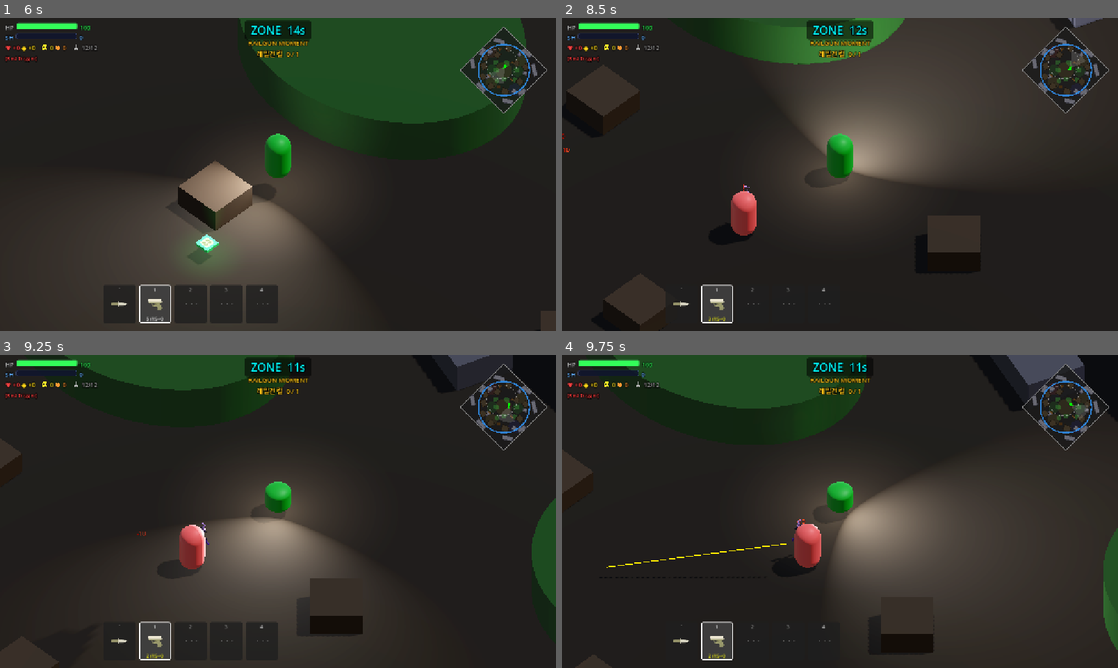
Above: before the commit, frames 1-4 (two rows, left to right).
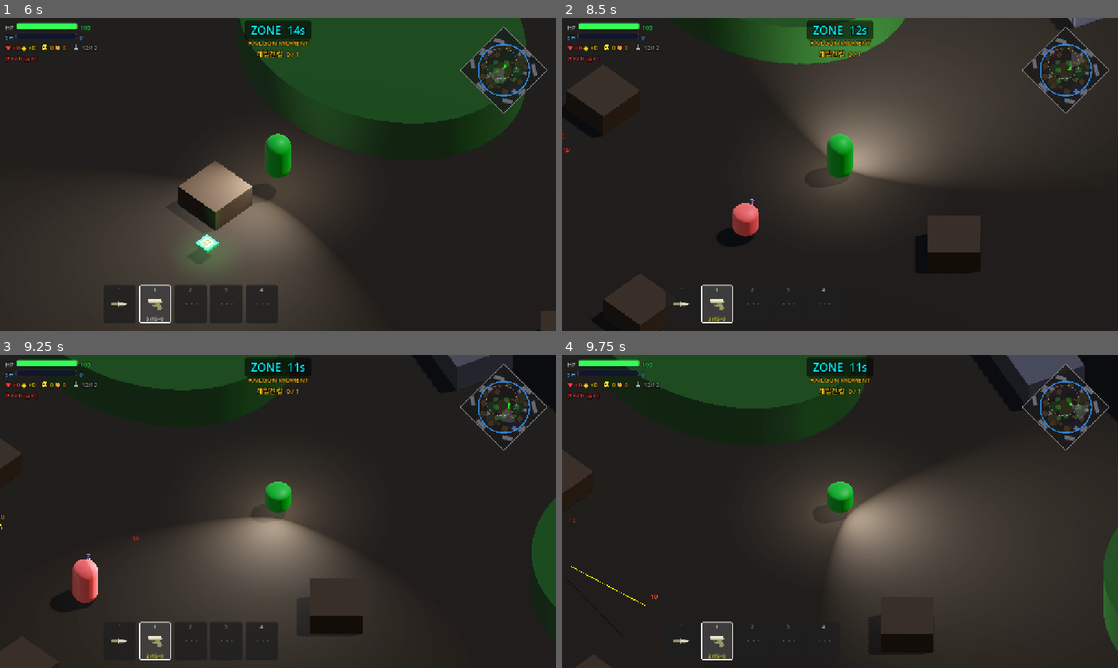
Above: after the commit, the same moments.

Repository: Kyulhee/battle-capsule
Game: Godot game, scene res://src/Main.tscn
The game is run twice, just before and just after one commit, with the same random seed, the same clock (stepped at 60 frames per second) and the same inputs.
Inputs (mouse positions are in pixels of both pictures, inside the frame that each line leads up to):
- Up to frame 1 (6 s): click "START MATCH" at 0.5 s; click "START MATCH" at 1.25 s; click "쉬움" at 2 s; click "보통" at 2.75 s; click "어려움" at 3.5 s; click "지옥" at 4.25 s; click "RECORDS" at 5 s; click "선택" at 5.75 s
- Up to frame 2 (8.5 s): tap Enter at 6.5 s; move the mouse to (962, 158) at 6.52 s; press the mouse at (962, 158) at 6.53 s; hold D (ui_right) 6.53-7.28 s; tap Space at 6.77, 7.52 s; move the mouse to (728, 190) at 7.27 s; release the mouse at (728, 190) at 7.28 s; hold S (ui_down) 7.28-8.03 s; tap Q (heal) at 7.35 s; move the mouse to (895, 105) at 8.02 s; hold D (ui_right) from 8.03 s (still down); tap F (interact) at 8.1 s
- Up to frame 3 (9.25 s): move the mouse to (250, 574) at 8.77 s; release D (ui_right) at 8.78 s; hold W (ui_up) from 8.78 s (still down); tap C at 8.85 s; click (250, 574) at 8.92 s; tap Space at 9.02 s
- Up to frame 4 (9.75 s): move the mouse to (1006, 558) at 9.52 s; release W (ui_up) at 9.53 s; hold A (ui_left) from 9.53 s (still down); tap 1 at 9.6 s

Frame 1 is identical in both runs. In frame 2, 0.4% of the frame differs, in the area x 1-36%, y 41-70%; in frame 3, 1.2%, in the area x 0-38%, y 51-80%; in frame 4, 0.8%.

Commit message:
refactor: extract mission badge store

Diff:
--- /dev/null
+++ b/src/systems/mission/MissionBadgeStore.gd
@@ -0,0 +1,32 @@
+extends RefCounted
+class_name MissionBadgeStore
+
+const ACHIEVEMENTS_PATH = "user://achievements.json"
+
+
+static func save_badge(mission_id: String) -> void:
+	var data = load_achievements()
+	if not data.has("badges"):
+		data["badges"] = []
+	if not mission_id in data["badges"]:
+		data["badges"].append(mission_id)
+	var f = FileAccess.open(ACHIEVEMENTS_PATH, FileAccess.WRITE)
+	if f:
+		f.store_string(JSON.stringify(data, "\t"))
+		f.close()
+
+
+static func has_badge(mission_id: String) -> bool:
+	var data = load_achievements()
+	return data.get("badges", []).has(mission_id)
+
+
+static func load_achievements() -> Dictionary:
+	if not FileAccess.file_exists(ACHIEVEMENTS_PATH):
+		return {}
+	var f = FileAccess.open(ACHIEVEMENTS_PATH, FileAccess.READ)
+	if not f:
+		return {}
+	var result = JSON.parse_string(f.get_as_text())
+	f.close()
+	return result if result is Dictionary else {}
--- a/src/systems/mission/MissionTracker.gd
+++ b/src/systems/mission/MissionTracker.gd
@@ -2,10 +2,10 @@
 class_name MissionTracker
 
 const MissionCatalogScript = preload("res://src/systems/mission/MissionCatalog.gd")
+const MissionBadgeStoreScript = preload("res://src/systems/mission/MissionBadgeStore.gd")
 const MissionEvaluatorScript = preload("res://src/systems/mission/MissionEvaluator.gd")
 const MissionHudFormatterScript = preload("res://src/systems/mission/MissionHudFormatter.gd")
 const PressureConditionEvaluatorScript = preload("res://src/systems/mission/PressureConditionEvaluator.gd")
-const ACHIEVEMENTS_PATH = "user://achievements.json"
 
 # ── 보너스 미션 (기존 유지) ─────────────────────────────────────────────────
 var active_mission = null  # MissionData
@@ -286,29 +286,13 @@
 
 # ── 배지 저장 ─────────────────────────────────────────────────────────────
 func save_badge(mission_id: String):
-	var data = load_achievements()
-	if not data.has("badges"):
-		data["badges"] = []
-	if not mission_id in data["badges"]:
-		data["badges"].append(mission_id)
-	var f = FileAccess.open(ACHIEVEMENTS_PATH, FileAccess.WRITE)
-	if f:
-		f.store_string(JSON.stringify(data, "\t"))
-		f.close()
+	MissionBadgeStoreScript.save_badge(mission_id)
 
 func has_badge(mission_id: String) -> bool:
-	var data = load_achievements()
-	return data.get("badges", []).has(mission_id)
+	return MissionBadgeStoreScript.has_badge(mission_id)
 
 func load_achievements() -> Dictionary:
-	if not FileAccess.file_exists(ACHIEVEMENTS_PATH):
-		return {}
-	var f = FileAccess.open(ACHIEVEMENTS_PATH, FileAccess.READ)
-	if not f:
-		return {}
-	var result = JSON.parse_string(f.get_as_text())
-	f.close()
-	return result if result is Dictionary else {}
+	return MissionBadgeStoreScript.load_achievements()
 
 # ── 보너스 미션 목록 ─────────────────────────────────────────────────────
 static func get_all_missions() -> Array:
Not shown, changed: docs/ARCHITECTURE.md
Not shown, changed: docs/DEVLOG.md
Not shown, changed: docs/IMPACT_MAP.md
Not shown, changed: docs/MASTERPLAN.md
Not shown, changed: docs/devlog/v1.11.md
